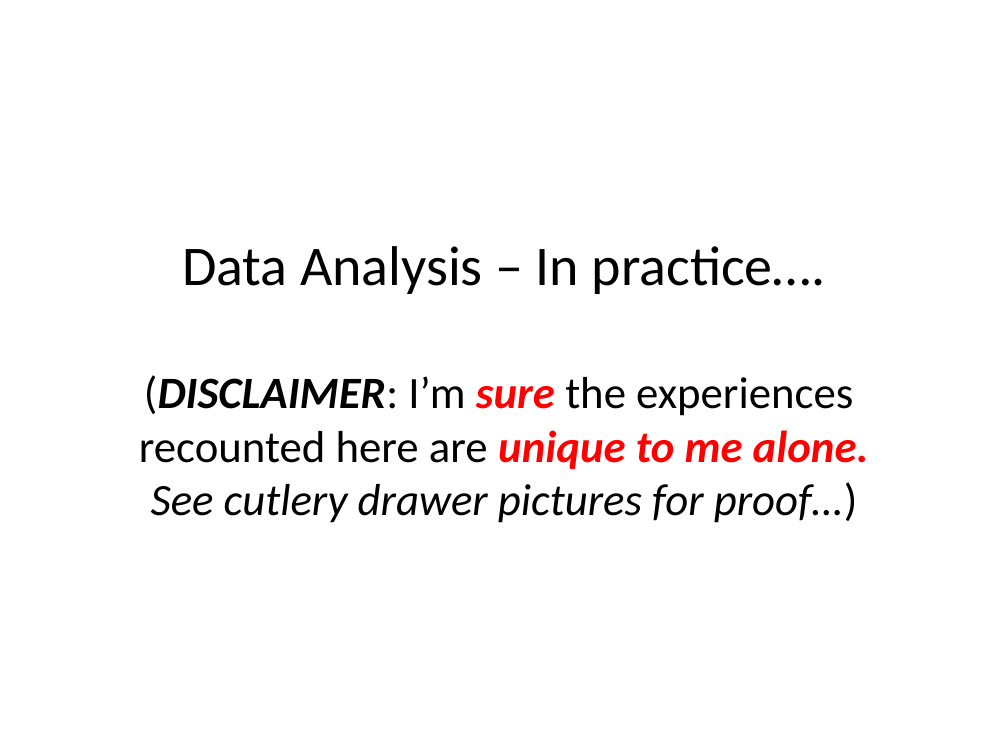
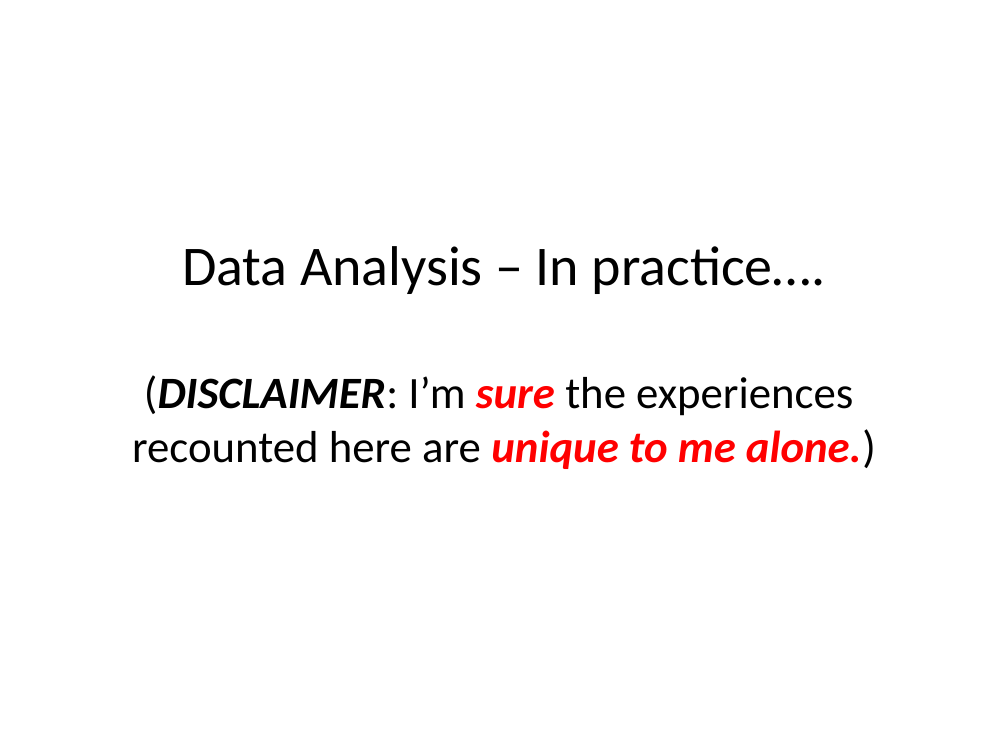
Before and after one commit to MikeKSmith/RStudioConf2019, a slide deck: slide 8 of The lazy and easily distracted report writer.pptx. Drawn at 1008x756 pixels with LibreOffice and Linux fonts; fonts in the diff are those of the drawing. Boxes give left, top, right and bottom in pixels: in the first picture for what was removed or moved away, otherwise in the second. Text is boxed around its words. In the diff, an @@ line names an element or a change of style, - is before the commit and + after.

```diff
--- a/The lazy and easily distracted report writer.pptx
+++ b/The lazy and easily distracted report writer.pptx
@@ text at (x1=132, y1=429, x2=876, y2=469): text changed; italic off @@
-recounted here are unique to me alone.
-See cutlery drawer pictures for proof…)
+recounted here are unique to me alone.)
```
Also in this commit, not shown: 5 other slides changed, 2 other files.
